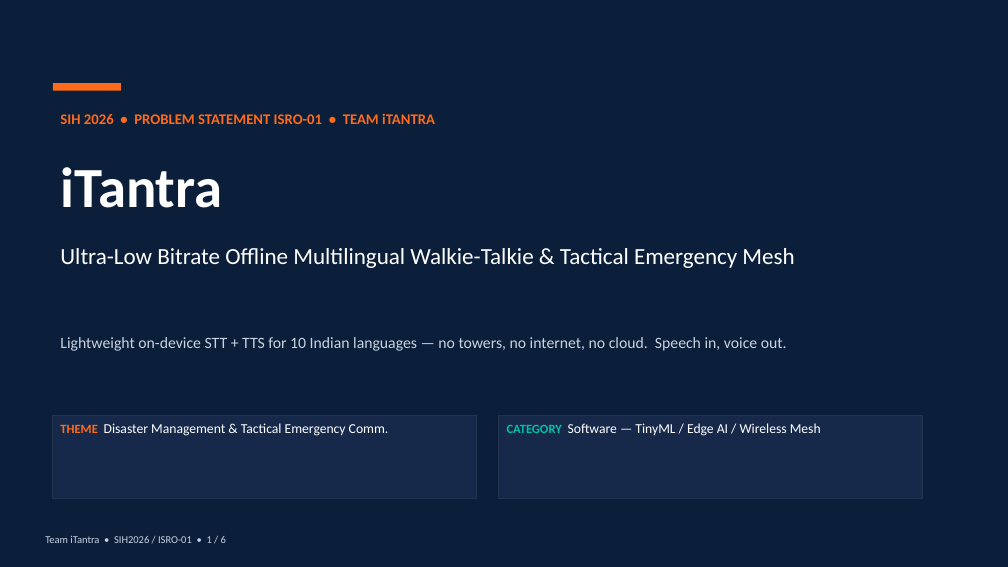
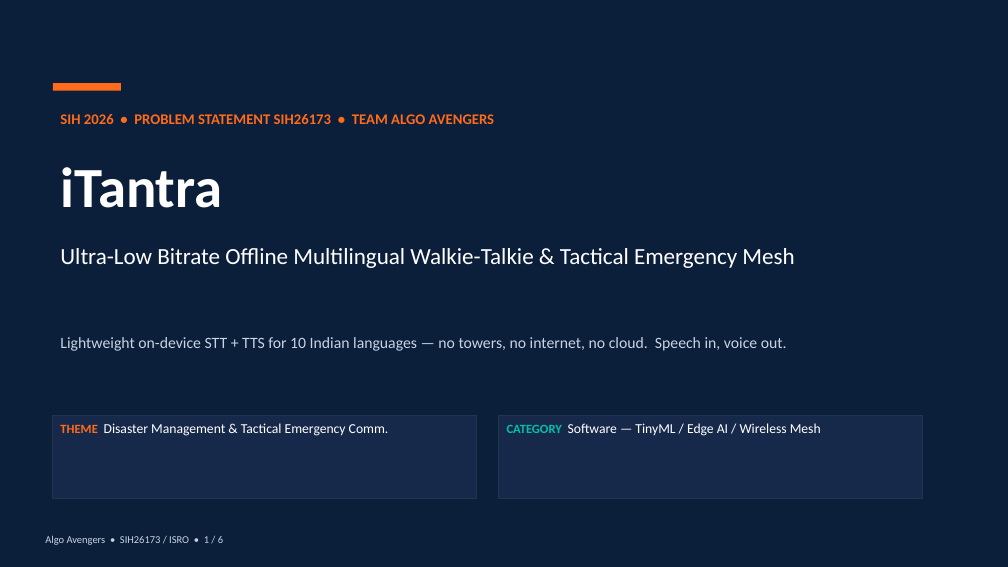
Before and after one commit to Janaki1711/SIH2026, a slide deck: slide 1 of iTantra_SIH2026.pptx. Drawn at 1008x567 pixels with LibreOffice and Linux fonts; fonts in the diff are those of the drawing. Boxes give left, top, right and bottom in pixels: in the first picture for what was removed or moved away, otherwise in the second. Text is boxed around its words. In the diff, an @@ line names an element or a change of style, - is before the commit and + after.

```diff
--- a/iTantra_SIH2026.pptx
+++ b/iTantra_SIH2026.pptx
@@ text at <box>60,114,494,124</box>: text changed @@
-SIH 2026 • PROBLEM STATEMENT ISRO-01 • TEAM iTANTRA
+SIH 2026 • PROBLEM STATEMENT SIH26173 • TEAM ALGO AVENGERS
@@ text at <box>45,535,223,545</box>: text changed @@
-Team iTantra • SIH2026 / ISRO-01 • 1 / 6
+Algo Avengers • SIH26173 / ISRO • 1 / 6
```
Also in this commit, not shown: 5 other slides changed, 2 other files.
